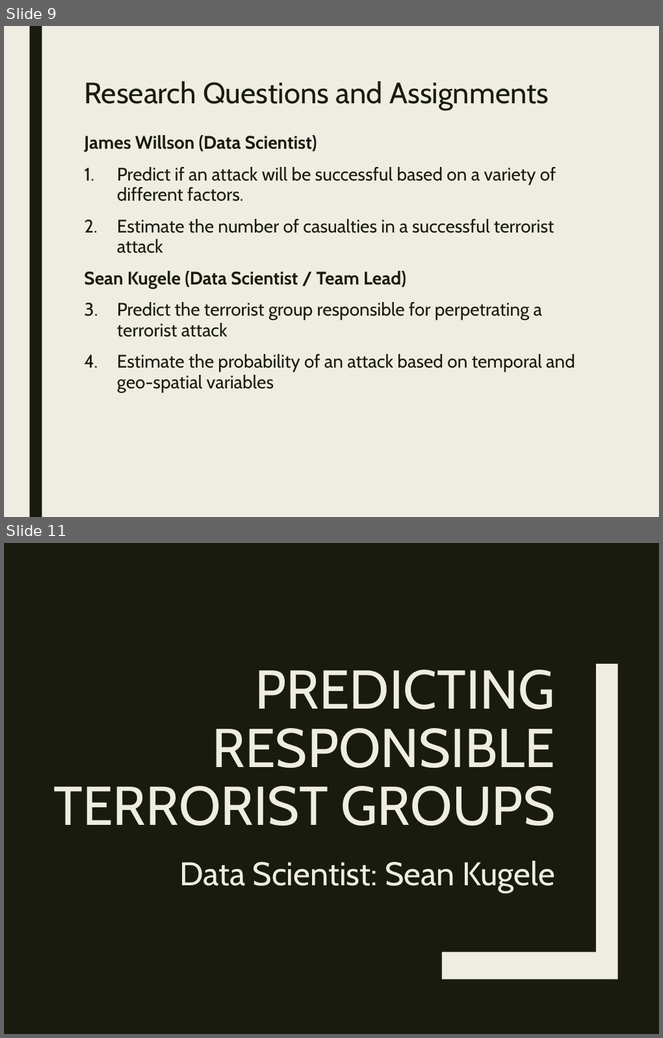
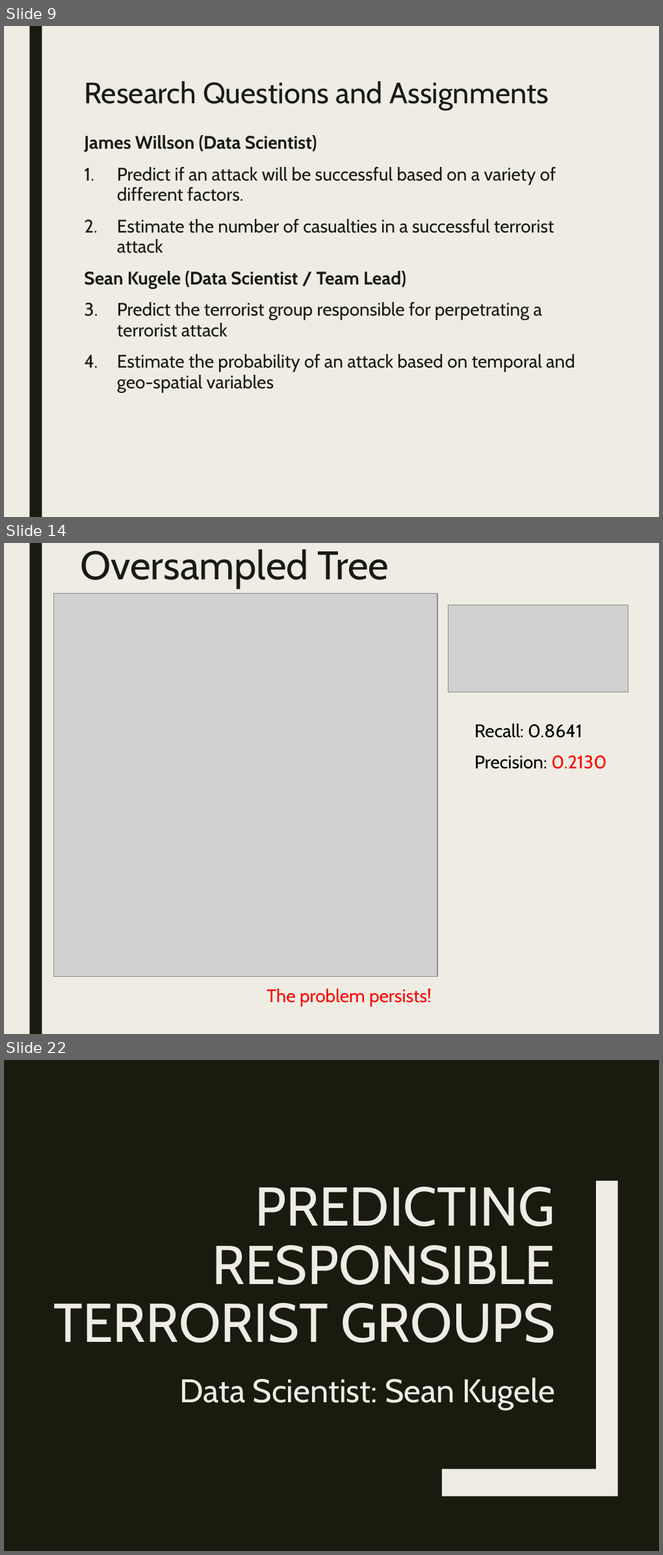
Before and after one commit to stats-learning-fall2019/final-project, a slide deck: presentation/gtdb-final-presentation.pptx. Shown one above the other, each under a label of ours: slides 9 and 11 before the commit, slides 9, 14 and 22 after it; the slides between them are not shown. The pictures are 663x1038 and 663x1555 pixels, drawn with LibreOffice and Linux fonts; fonts in the diff are those of the drawing; grey boxes stand for pictures. Boxes give left, top, right and bottom in pixels: in the first picture for what was removed or moved away, otherwise in the second. Text is boxed around its words. In the diff, an @@ line names an element or a change of style, - is before the commit and + after.

```diff
--- a/presentation/gtdb-final-presentation.pptx
+++ b/presentation/gtdb-final-presentation.pptx
@@ slide 14 added at box(4, 543, 659, 1034), background #EFEDE3; not listed: 1 template element that a slide beside it also shows @@
@@ title added at box(80, 549, 389, 589), 44 pt, text #191B0E @@
+Oversampled Tree
@@ picture added at box(54, 594, 437, 977) @@
@@ picture added at box(448, 605, 629, 692) @@
@@ text added at box(475, 724, 607, 769), 20 pt, text #000000 @@
+Recall: 0.8641
+Precision: 0.2130
@@ text added at box(267, 989, 432, 1007), 20 pt, text #FF0000 @@
+The problem persists!
@@ what was slide 11 is now slide 22 @@
```
Also in this commit, not shown: 11 other slides added, 1 slide removed, 16 other files.
